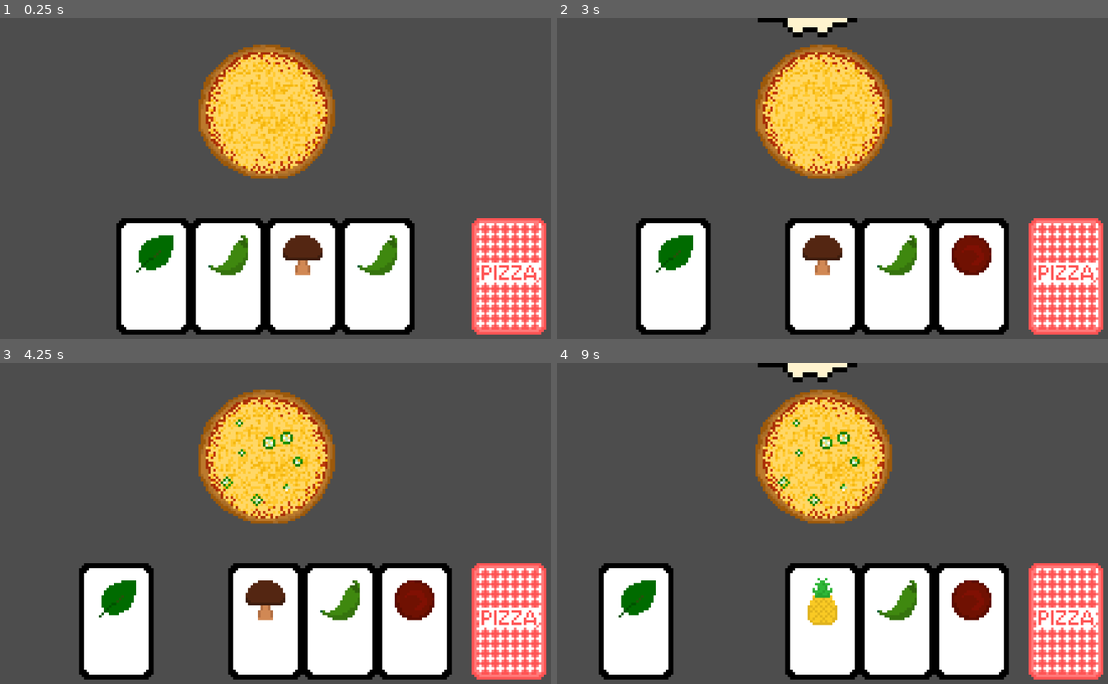
Above: before the commit, frames 1-4 (two rows, left to right).
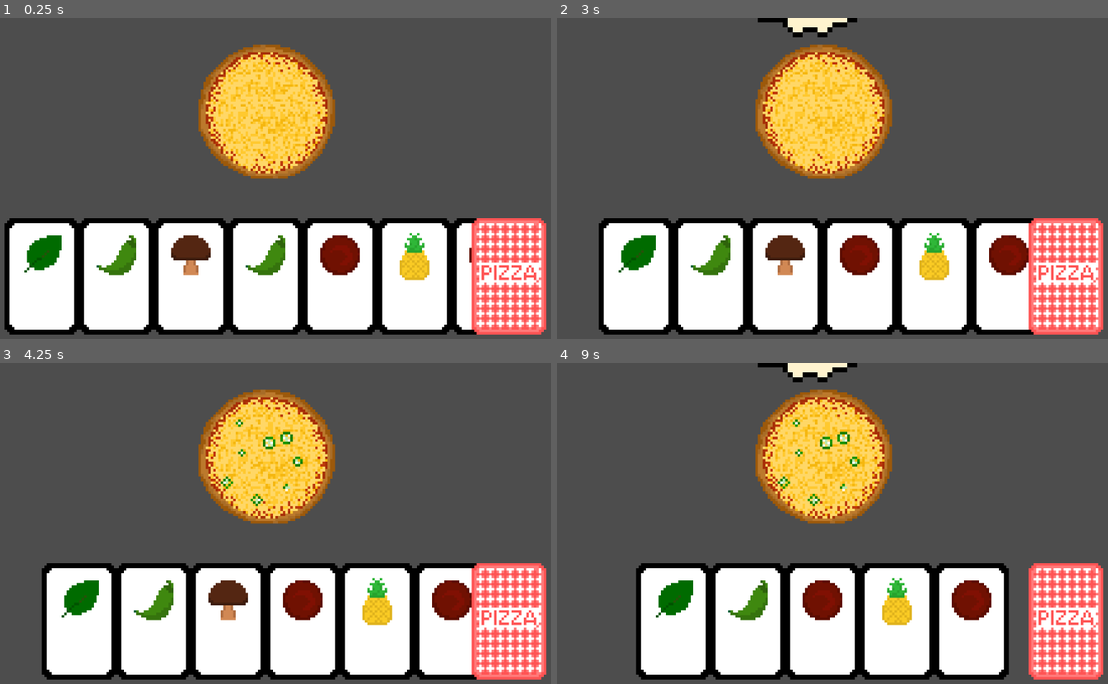
Above: after the commit, the same moments.

Repository: bstrong5923/Pizzatro
Game: Godot game, scene res://Scenes/Game.tscn
Same seed, same stepped clock (60 frames per second), same inputs: the game is played once before the commit and once after it.
Inputs (mouse positions are in pixels of both pictures, inside the frame that each line leads up to):
- Up to frame 1 (0.25 s): no input
- Up to frame 2 (3 s): tap Enter at 0.5, 2 s; move the mouse to (948, 162) at 0.52 s; click (948, 162) at 0.67 s; tap Space at 1.25, 2.75 s; move the mouse to (705, 194) at 1.27 s; click (705, 194) at 1.42 s; move the mouse to (882, 107) at 2.02 s; click (882, 107) at 2.17 s; move the mouse to (793, 242) at 2.77 s; click (793, 242) at 2.92 s
- Up to frame 3 (4.25 s): move the mouse to (435, 571) at 3.52 s; click (435, 571) at 3.67 s
- Up to frame 4 (9 s): move the mouse to (650, 475) at 4.27 s; click (650, 475) at 4.42 s; tap Enter at 5 s; move the mouse to (849, 523) at 5.02 s; click (849, 523) at 5.17 s; tap Space at 5.75 s; move the mouse to (738, 443) at 5.77 s; click (738, 443) at 5.92 s; move the mouse to (948, 507) at 6.52 s; click (948, 507) at 6.67 s; move the mouse to (705, 539) at 7.27 s; click (705, 539) at 7.42 s; move the mouse to (882, 452) at 8.02 s; click (882, 452) at 8.17 s; move the mouse to (793, 587) at 8.77 s; click (793, 587) at 8.92 s

The runs differ from the first frame. In frame 1, 20% of the frame differs, in the area x 0-87%, y 62-99%; in frame 2, 17%; in frame 3, 17%; in frame 4, 12%.
Error before the commit: Invalid access to property or key 'position' on a base object of type 'previously freed'. (res://Scenes/deck.gd:34)

Commit message:
cards disappear after clicked

Diff:
--- a/Scenes/card.gd
+++ b/Scenes/card.gd
@@ -9,10 +9,8 @@
 		if is_pixel_opaque(get_local_mouse_position()): # was I the thing that was clicked?
 			# animation to add the ingredients
 			var hand = get_node("/root/Game/hand_animation")
-			print(ingredient)
+			discard_self()
 			hand.go(ingredient)
-			queue_free()
-			Deck.fix_hand()
 			play_timer.cooldown()
 
 func set_ingredient(i):
@@ -21,3 +19,8 @@
 	while region_rect.position.x >= texture.get_width():
 		region_rect.position.x -= texture.get_width()
 		region_rect.position.y += region_rect.size.y
+
+func discard_self():
+	Deck.remove_card(Deck.hand.find(self))
+	Deck.fix_hand()
+	queue_free()
--- a/Scenes/deck.gd
+++ b/Scenes/deck.gd
@@ -9,7 +9,7 @@
 
 func go():
 	fill_initial_deck()
-	for x in range(0,3):
+	for x in range(0,7):
 		add_card()
 	fix_hand()
 
@@ -27,14 +27,15 @@
 	add_child(instance)
 	hand.push_back(instance)
 
-func fix_hand():
-	print("fixing!")
-	add_card()
-	for c in range(0, hand.size()):
-		hand[c].position.x = 30 * (hand.size() / (-2) + 0.5 * ((hand.size() + 1) % 2) + c)
-
-
 func pick_card():
 	var card_drawn = deck_remaining[randi_range(0, deck.size() - 1)]
 	deck_remaining.erase(card_drawn)
 	return card_drawn
+
+func fix_hand():
+	print("fixing!")
+	for c in range(0, hand.size()):
+		hand[c].position.x = 30 * (hand.size() / (-2) + 0.5 * ((hand.size() + 1) % 2) + c)
+func remove_card(index):
+	hand.pop_at(index)
+	print(str(hand))
Not shown: 1 places in Scenes/pie.tscn that only renumber resources
